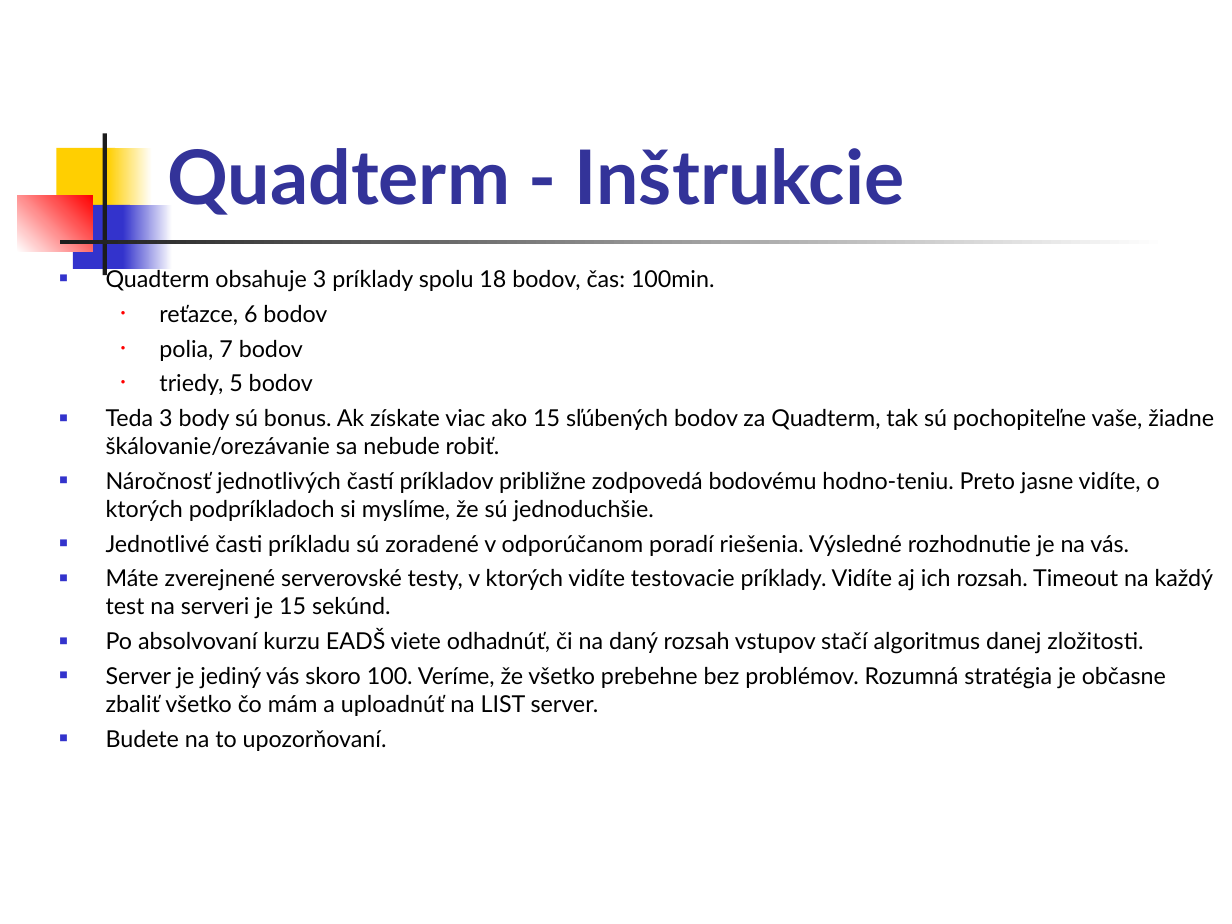
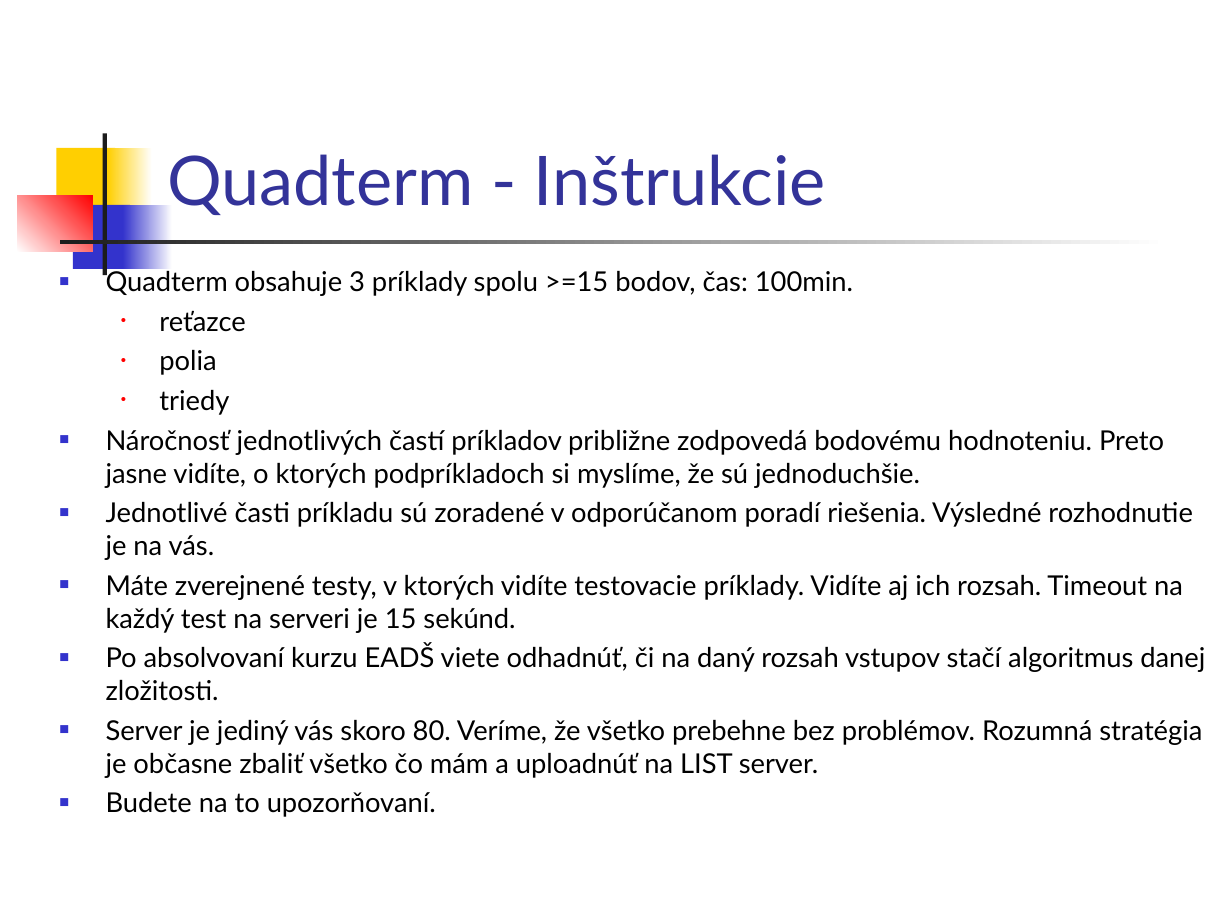
Before and after one commit to Programovanie4/Prednasky, a slide deck: slide 2 of 05/05_java.ppt. Drawn at 1232x924 pixels with LibreOffice and Linux fonts; fonts in the diff are those of the drawing. Boxes give left, top, right and bottom in pixels: in the first picture for what was removed or moved away, otherwise in the second. Text is boxed around its words. In the diff, an @@ line names an element or a change of style, - is before the commit and + after.

```diff
--- a/05/05_java.ppt
+++ b/05/05_java.ppt
@@ title "Quadterm - Inštrukcie" at [167,154,826,215]: size 44 to 40 pt, bold off @@
@@ text at [106,268,1164,488]: text changed; size 13.6 to 16 pt @@
-■ Quadterm obsahuje 3 príklady spolu 18 bodov, čas: 100min.
-  • reťazce, 6 bodov
-  • polia, 7 bodov
-  • triedy, 5 bodov
-■ Teda 3 body sú bonus. Ak získate viac ako 15 sľúbených bodov za Quadterm, tak sú pochopiteľne vaše, žiadne škálovanie/orezávanie sa nebude robiť.
-■ Náročnosť jednotlivých častí príkladov približne zodpovedá bodovému hodno-teniu. Preto jasne vidíte, o ktorých podpríkladoch si myslíme, že sú jednoduchšie.
+■ Quadterm obsahuje 3 príklady spolu >=15 bodov, čas: 100min.
+  • reťazce
+  • polia
+  • triedy
+■ Náročnosť jednotlivých častí príkladov približne zodpovedá bodovému hodnoteniu. Preto jasne vidíte, o ktorých podpríkladoch si myslíme, že sú jednoduchšie.
@@ text at [106,502,1205,817]: size 13.6 to 16 pt in "Jednotlivé časti príkladu sú zoradené v odporúčanom ...", "Po absolvovaní kurzu EADŠ viete odhadnúť, či ...", "Budete na to upozorňovaní." @@
@@ text at [106,575,1183,633]: text changed; size 13.6 to 16 pt @@
-■ Máte zverejnené serverovské testy, v ktorých vidíte testovacie príklady. Vidíte aj ich rozsah. Timeout na každý test na serveri je 15 sekúnd.
+■ Máte zverejnené testy, v ktorých vidíte testovacie príklady. Vidíte aj ich rozsah. Timeout na každý test na serveri je 15 sekúnd.
@@ text at [106,720,1202,778]: text changed; size 13.6 to 16 pt @@
-■ Server je jediný vás skoro 100. Veríme, že všetko prebehne bez problémov. Rozumná stratégia je občasne zbaliť všetko čo mám a uploadnúť na LIST server.
+■ Server je jediný vás skoro 80. Veríme, že všetko prebehne bez problémov. Rozumná stratégia je občasne zbaliť všetko čo mám a uploadnúť na LIST server.
```
Also in this commit, not shown: 4 other slides changed, 3 slides added, 5 slides removed, 2 other files.
